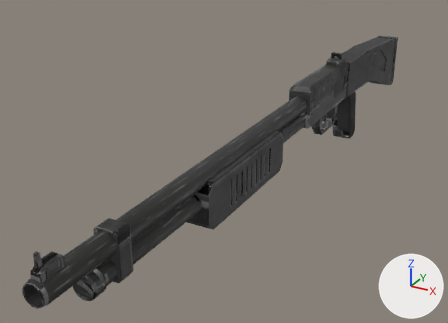
An edit to the glTF model assets/hq/pump_shotgun.glb, drawn before and after from the same camera.
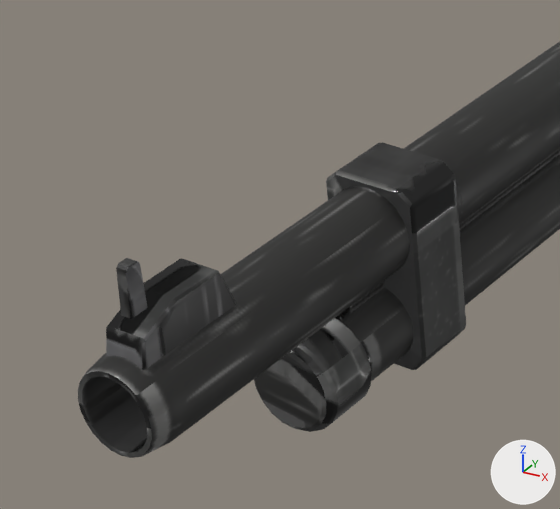
The first picture shows the older version from a 50 mm camera at (0.273, -0.669, 0.353) aimed at (-0.066, -0.053, 0.045). The close-ups show the older and then the newer version on the part from 0% to 36% of the width and 55% to 100% of the height of that picture. Only the edits that show in the close-ups are written down. The lights are fixed; the arrows at lower right show +X, +Y and +Z. Vertices at exactly the same position are counted once.

Objects in the first close-up: 'body'.
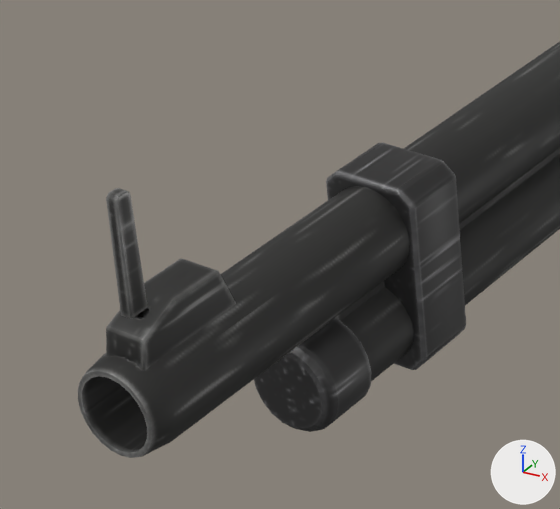
Changed parts and their boxes (x1, y1, x2, y2) in the close-ups (560 x 509 px; the box of a moved part takes in the faces that stretch with it):
```json
{"part": 1, "of": "me_body", "change": "moved or reshaped", "before": [116, 258, 148, 319], "after": [106, 188, 148, 319]}
{"part": 2, "of": "me_body", "change": "surface changed", "before": [78, 142, 465, 458], "after": [78, 142, 465, 458]}
```

The change, as JSON lines over the scene's bpy script:
```json
{"block": "me_body", "where": "# used by ob_body; location = (0.0, 0.0, 0.0)"}
{"op": "remove", "block": "me_body", "code": "me_body.from_pydata(...)  # 2209 vertices, 4268 faces; spans x -0.018..0.017, y -0.433..0.433, z 0.0..0.137"}
{"op": "add", "block": "me_body", "code": "me_body.from_pydata(...)  # 2209 vertices, 4268 faces; spans x -0.018..0.017, y -0.433..0.433, z 0.0..0.152"}
{"block": "me_body", "change": "me_body part 1: the loose piece of 36 vertices spanning x -0.001..0.001, y -0.427..-0.423, z 0.126..0.137 is scaled about its middle by (1, 1, 2.45), then moved by (0.0, 0.0, 0.008)"}
{"block": "me_body", "change": "me_body part 2: 3276 kept faces spanning x -0.018..0.017, y -0.433..0.433, z 0.0..0.152 get new texture (UV) coordinates"}
{"block": "me_body", "change": "other edits to the shape of me_body do not show in these pictures"}
```
